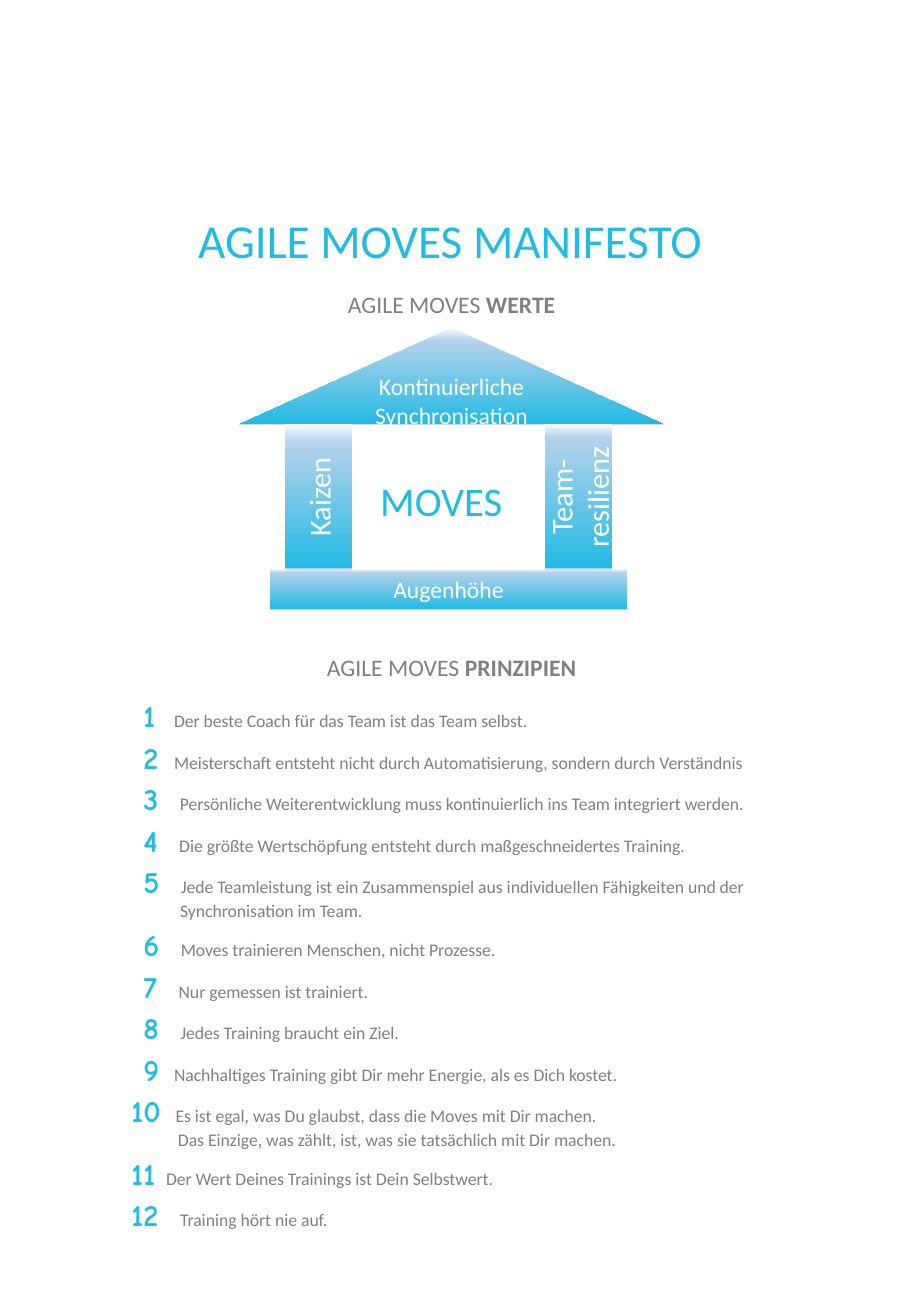
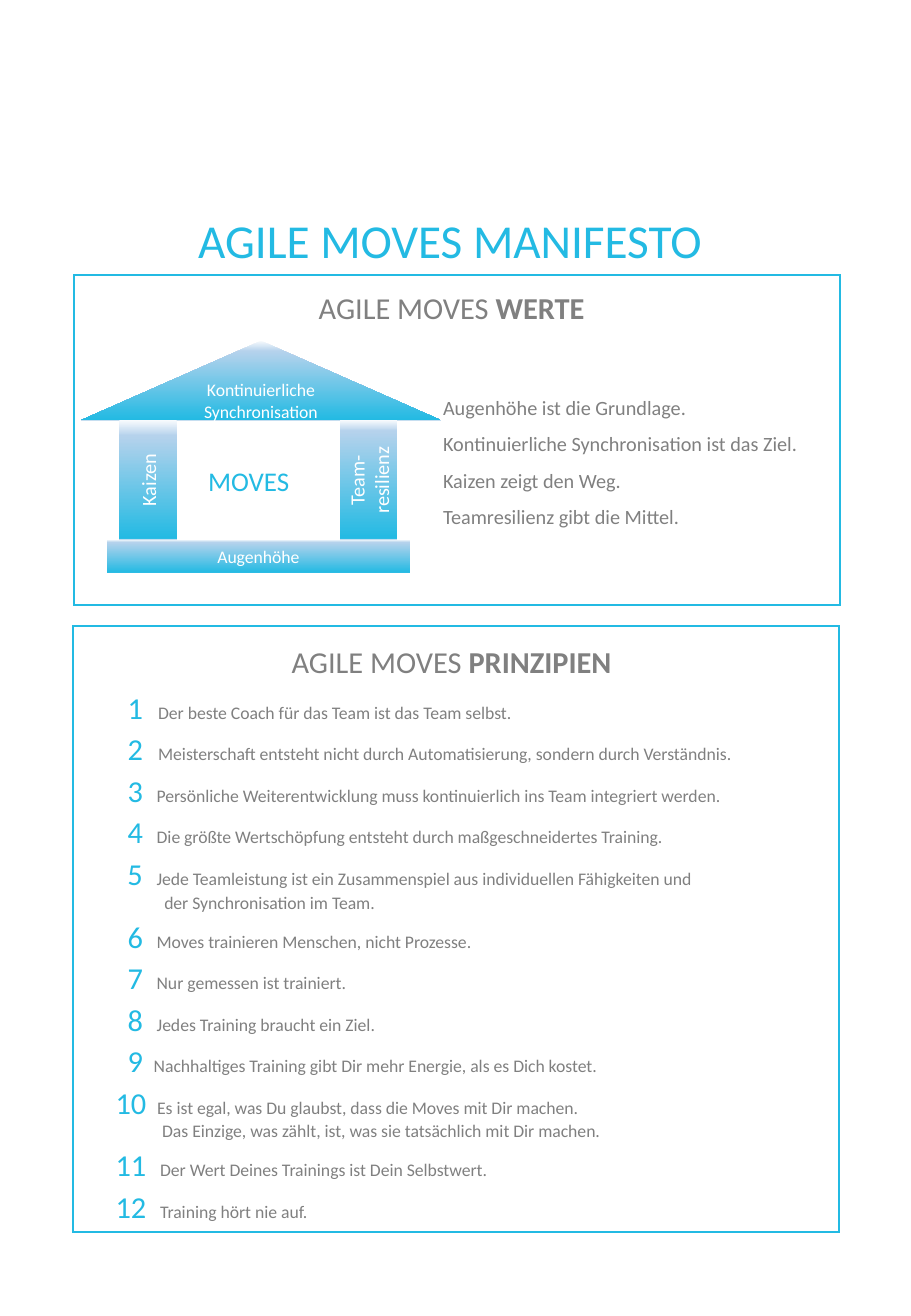
Before and after one commit to Teamtool/training-materials, a slide deck: slide 1 of Handouts/am Handouts/AM_Handout_Werte_Prinzipien.pptx. Drawn at 911x1316 pixels with LibreOffice and Linux fonts; fonts in the diff are those of the drawing; background and template pictures are left out. Boxes give left, top, right and bottom in pixels: in the first picture for what was removed or moved away, otherwise in the second. Text is boxed around its words. In the diff, an @@ line names an element or a change of style, - is before the commit and + after.

Commit message:
handgut AM Werte

```diff
--- a/Handouts/am Handouts/AM_Handout_Werte_Prinzipien.pptx
+++ b/Handouts/am Handouts/AM_Handout_Werte_Prinzipien.pptx
@@ rectangle added at (x1=74, y1=276, x2=841, y2=605), outline #23BAE3 1 pt @@
@@ subtitle "AGILE MOVES WERTE" at (x1=319, y1=299, x2=585, y2=319): size 14 to 18 pt @@
@@ triangle "Kontinuierliche Synchronisation" resized from (x1=239, y1=328, x2=664, y2=424) to (x1=81, y1=341, x2=442, y2=420) @@
@@ triangle "Kontinuierliche Synchronisation" at (x1=81, y1=341, x2=442, y2=420): size 14 to 10.5 pt @@
@@ text added at (x1=443, y1=401, x2=797, y2=528), 12 pt, text #808080 @@
+Augenhöhe ist die Grundlage.
+Kontinuierliche Synchronisation ist das Ziel.
+Kaizen zeigt den Weg.
+Teamresilienz gibt die Mittel.
@@ rectangle "Kaizen" resized from (x1=285, y1=424, x2=352, y2=568) to (x1=119, y1=420, x2=176, y2=539) @@
@@ rectangle "Kaizen" at (x1=119, y1=420, x2=176, y2=539): size 18 to 12 pt @@
@@ rectangle "Team-resilienz" at (x1=340, y1=420, x2=397, y2=539): size 18 to 12 pt @@
@@ rectangle "Team-resilienz" resized from (x1=545, y1=424, x2=612, y2=568) to (x1=340, y1=420, x2=397, y2=539) @@
@@ text "MOVES" moved from (x1=380, y1=489, x2=502, y2=517) to (x1=208, y1=473, x2=289, y2=491) @@
@@ text "MOVES" at (x1=208, y1=473, x2=289, y2=491): size 24 to 16 pt @@
@@ rectangle "Augenhöhe" at (x1=107, y1=539, x2=409, y2=572): size 14 to 10.5 pt @@
@@ rectangle "Augenhöhe" resized from (x1=270, y1=570, x2=627, y2=610) to (x1=107, y1=539, x2=409, y2=572) @@
@@ rectangle added at (x1=73, y1=626, x2=839, y2=1232), outline #23BAE3 1 pt @@
@@ text "AGILE MOVES PRINZIPIEN" at (x1=292, y1=653, x2=612, y2=673): size 14 to 18 pt @@
@@ text "AGILE MOVES PRINZIPIEN" moved from (x1=327, y1=661, x2=576, y2=676) to (x1=292, y1=653, x2=612, y2=673) @@
@@ text "1 Der beste Coach für ..." moved from (x1=131, y1=707, x2=744, y2=1229) to (x1=116, y1=699, x2=732, y2=1221) @@
@@ text at (x1=116, y1=699, x2=720, y2=1221): font Comic Neue to Calibri, bold off in "1", "3", "4", "5" and 7 more places @@
@@ text at (x1=128, y1=740, x2=732, y2=763): text changed @@
-  2 Meisterschaft entsteht nicht durch Automatisierung, sondern durch Verständnis
+  2 Meisterschaft entsteht nicht durch Automatisierung, sondern durch Verständnis.
```
Also in this commit, not shown: 1 other file.
